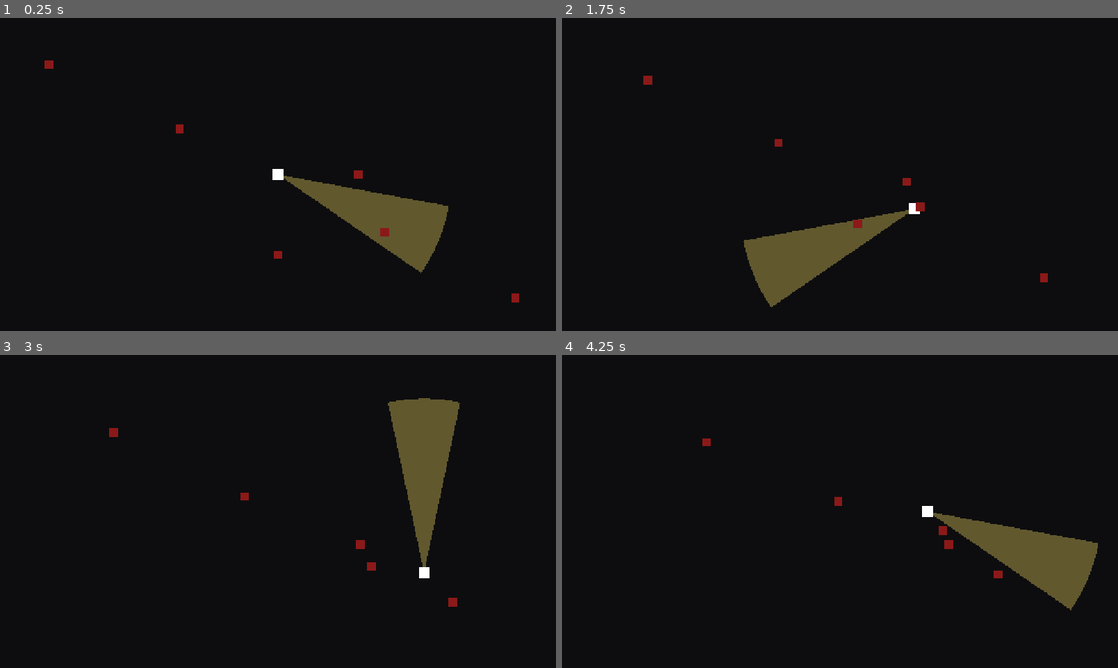
Above: before the commit, frames 1-4 (two rows, left to right).
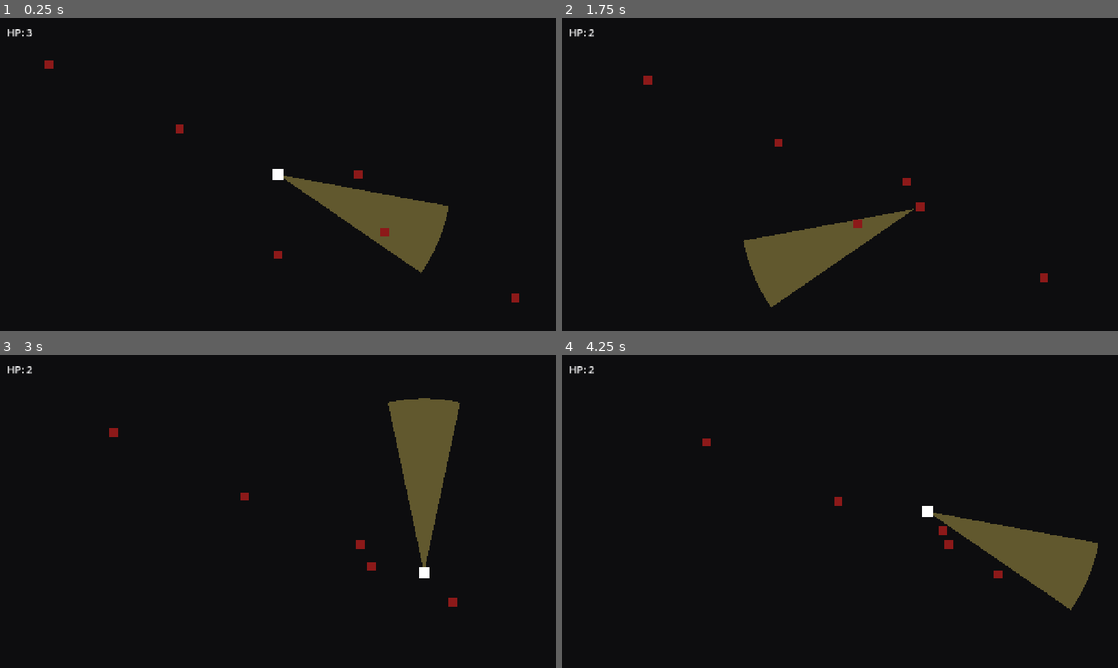
Above: after the commit, the same moments.

Repository: YaroslavChmyr/lighthouse-defence
Game: Godot game, scene res://main.tscn
Same seed, same stepped clock (60 frames per second), same inputs: the game is played once before the commit and once after it.
Inputs:
- Up to frame 1 (0.25 s): no input
- Up to frame 2 (1.75 s): tap Enter (ui_accept) at 0.5, 1.35, 1.52 s; hold D (move_right) 0.53-1.28 s; hold Enter (ui_accept) 0.53-1.28 s; hold S (move_down) from 1.28 s (still down)
- Up to frame 3 (3 s): tap Enter (ui_accept) at 1.82, 2.85 s; release S (move_down) at 2.03 s; hold D (move_right) 2.03-2.78 s; hold Enter (ui_accept) 2.03-2.78 s; hold W (move_up) from 2.78 s (still down)
- Up to frame 4 (4.25 s): tap Enter (ui_accept) at 3.02, 3.32 s; release W (move_up) at 3.53 s; hold Left (move_left) from 3.53 s (still down); hold Enter (ui_accept) from 3.53 s (still down)

The runs differ from the first frame. In frame 1, less than 0.1% of the frame differs, in the area x 1-6%, y 3-6%; in frame 2, 0.1%, in the area x 1-65%, y 3-63%; in frame 3, less than 0.1%; in frame 4, less than 0.1%.

Commit message:
Slice 5: you can die
Contact damage comes from a Hurtbox Area2D that only masks the enemy layer,
checked every physics tick while not invulnerable. Enemies stay alive on
contact, so one that reaches the player keeps hitting each time the
invulnerability window ends - standing still is lethal in about two seconds,
which pushes the player back into positioning.

Invulnerability counts down on accumulated delta in _physics_process; the
flash is purely visual in _process. Player signals health_changed and died
up to Main, which updates the HUD, and on death shows GameOver and pauses
the tree so nothing acts on a dead player. GameOver runs while paused and
asks Main to reload the scene on ui_accept, which resets the whole run.

Player, Hud and GameOver get class_names so Main can type its references
and use their signals without untyped access.

Co-Authored-By: Claude Opus 5 <noreply@anthropic.com>

Diff:
--- a/entities/player/player.gd
+++ b/entities/player/player.gd
@@ -1,9 +1,27 @@
+class_name Player
 extends CharacterBody2D
+
+signal health_changed(health: int)
+signal died
 
 @export var max_speed: float = 220.0
 @export var acceleration: float = 1600.0
 @export var friction: float = 1400.0
 @export var half_extent: float = 12.0
+@export var max_health: int = 3
+@export var invulnerability_duration: float = 1.0
+@export var flash_interval: float = 0.1
+
+var health: int
+
+var _invulnerable_remaining: float = 0.0
+
+@onready var _body_rect: ColorRect = $ColorRect
+@onready var _hurtbox: Area2D = $Hurtbox
+
+
+func _ready() -> void:
+	health = max_health
 
 
 func _physics_process(delta: float) -> void:
@@ -15,9 +33,34 @@
 
 	move_and_slide()
 	_clamp_to_screen()
+	_update_contact_damage(delta)
+
+
+func _process(_delta: float) -> void:
+	if _invulnerable_remaining > 0.0:
+		_body_rect.visible = fmod(_invulnerable_remaining, flash_interval * 2.0) < flash_interval
+	else:
+		_body_rect.visible = true
 
 
 func _clamp_to_screen() -> void:
 	var bounds := get_viewport_rect().size
 	global_position.x = clampf(global_position.x, half_extent, bounds.x - half_extent)
 	global_position.y = clampf(global_position.y, half_extent, bounds.y - half_extent)
+
+
+func _update_contact_damage(delta: float) -> void:
+	if _invulnerable_remaining > 0.0:
+		_invulnerable_remaining -= delta
+		return
+	if _hurtbox.has_overlapping_bodies():
+		_take_hit()
+
+
+func _take_hit() -> void:
+	health -= 1
+	health_changed.emit(health)
+	if health <= 0:
+		died.emit()
+		return
+	_invulnerable_remaining = invulnerability_duration
--- a/entities/player/player.tscn
+++ b/entities/player/player.tscn
@@ -4,6 +4,9 @@
 [ext_resource type="PackedScene" path="res://entities/beam/beam.tscn" id="2_abrql"]
 
 [sub_resource type="RectangleShape2D" id="RectangleShape2D_abrql"]
+size = Vector2(24, 24)
+
+[sub_resource type="RectangleShape2D" id="RectangleShape2D_sglur"]
 size = Vector2(24, 24)
 
 [node name="Player" type="CharacterBody2D" unique_id=1692181849]
@@ -21,3 +24,10 @@
 
 [node name="CollisionShape2D" type="CollisionShape2D" parent="." unique_id=159505539]
 shape = SubResource("RectangleShape2D_abrql")
+
+[node name="Hurtbox" type="Area2D" parent="." unique_id=1735142020]
+collision_layer = 0
+collision_mask = 2
+
+[node name="CollisionShape2D" type="CollisionShape2D" parent="Hurtbox" unique_id=53941861]
+shape = SubResource("RectangleShape2D_sglur")
--- a/main.gd
+++ b/main.gd
@@ -1,8 +1,24 @@
 extends Node2D
 
-@onready var _player: Node2D = $Player
+@onready var _player: Player = $Player
+@onready var _hud: Hud = $Hud
+@onready var _game_over: GameOver = $GameOver
 
 
 func _ready() -> void:
 	for enemy in get_tree().get_nodes_in_group("enemies"):
 		enemy.target = _player
+	_hud.set_health(_player.health)
+	_player.health_changed.connect(_hud.set_health)
+	_player.died.connect(_on_player_died)
+	_game_over.restart_requested.connect(_on_restart_requested)
+
+
+func _on_player_died() -> void:
+	_game_over.visible = true
+	get_tree().paused = true
+
+
+func _on_restart_requested() -> void:
+	get_tree().paused = false
+	get_tree().reload_current_scene()
--- a/main.tscn
+++ b/main.tscn
@@ -3,6 +3,8 @@
 [ext_resource type="Script" path="res://main.gd" id="1_h2yge"]
 [ext_resource type="PackedScene" path="res://entities/player/player.tscn" id="1_ig7tw"]
 [ext_resource type="PackedScene" path="res://entities/enemies/enemy_walker.tscn" id="2_0xm2m"]
+[ext_resource type="PackedScene" path="res://ui/hud.tscn" id="4_lquwl"]
+[ext_resource type="PackedScene" path="res://ui/game_over.tscn" id="5_7mycd"]
 
 [node name="Main" type="Node2D" unique_id=489211300]
 script = ExtResource("1_h2yge")
@@ -32,3 +34,7 @@
 
 [node name="EnemyWalker6" parent="." unique_id=1588480331 instance=ExtResource("2_0xm2m")]
 position = Vector2(1200, 650)
+
+[node name="Hud" parent="." unique_id=940765043 instance=ExtResource("4_lquwl")]
+
+[node name="GameOver" parent="." unique_id=2006064026 instance=ExtResource("5_7mycd")]
--- /dev/null
+++ b/ui/game_over.gd
@@ -0,0 +1,9 @@
+class_name GameOver
+extends CanvasLayer
+
+signal restart_requested
+
+
+func _unhandled_input(event: InputEvent) -> void:
+	if visible and event.is_action_pressed("ui_accept"):
+		restart_requested.emit()
--- /dev/null
+++ b/ui/game_over.tscn
@@ -0,0 +1,27 @@
+[gd_scene format=3]
+
+[ext_resource type="Script" path="res://ui/game_over.gd" id="1_oo8kp"]
+
+[node name="GameOver" type="CanvasLayer" unique_id=2006064026]
+process_mode = 3
+layer = 2
+visible = false
+script = ExtResource("1_oo8kp")
+
+[node name="Dim" type="ColorRect" parent="." unique_id=470523854]
+anchors_preset = 15
+anchor_right = 1.0
+anchor_bottom = 1.0
+mouse_filter = 2
+color = Color(0, 0, 0, 0.6)
+
+[node name="Message" type="Label" parent="." unique_id=1528866786]
+anchors_preset = 15
+anchor_right = 1.0
+anchor_bottom = 1.0
+theme_override_font_sizes/font_size = 40
+text = "GAME OVER
+
+Press Enter or Space to retry"
+horizontal_alignment = 1
+vertical_alignment = 1
--- /dev/null
+++ b/ui/hud.gd
@@ -0,0 +1,8 @@
+class_name Hud
+extends CanvasLayer
+
+@onready var _health_label: Label = $HealthLabel
+
+
+func set_health(health: int) -> void:
+	_health_label.text = "HP: %d" % health
--- /dev/null
+++ b/ui/hud.tscn
@@ -0,0 +1,14 @@
+[gd_scene format=3]
+
+[ext_resource type="Script" path="res://ui/hud.gd" id="1_rbyyf"]
+
+[node name="Hud" type="CanvasLayer" unique_id=940765043]
+script = ExtResource("1_rbyyf")
+
+[node name="HealthLabel" type="Label" parent="." unique_id=1950918745]
+offset_left = 16.0
+offset_top = 16.0
+offset_right = 16.0
+offset_bottom = 16.0
+theme_override_font_sizes/font_size = 24
+text = "HP: 3"
Not shown, added: main.gd.uid
Not shown, added: ui/game_over.gd.uid
Not shown, added: ui/hud.gd.uid
